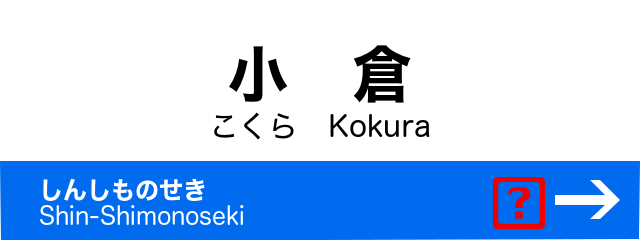
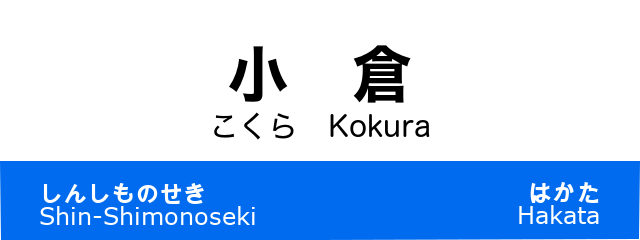
Before/after of a 640px x 240px layered artwork. What changed in the layer stack:
added layer "前駅 #1" above "前駅" over left=519, top=181, right=599, bottom=224
painted on "前駅" over left=40, top=178, right=255, bottom=225
hid "❓" over left=493, top=177, right=583, bottom=229
painted on "レイヤー" over left=555, top=180, right=620, bottom=219
